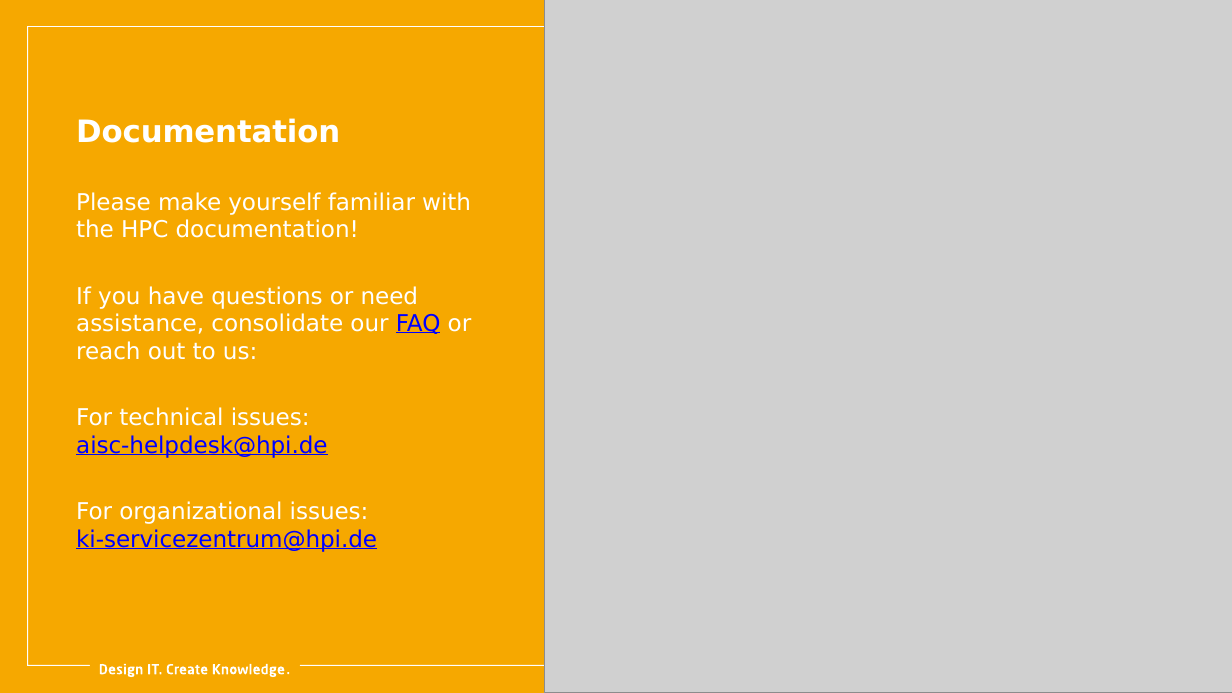
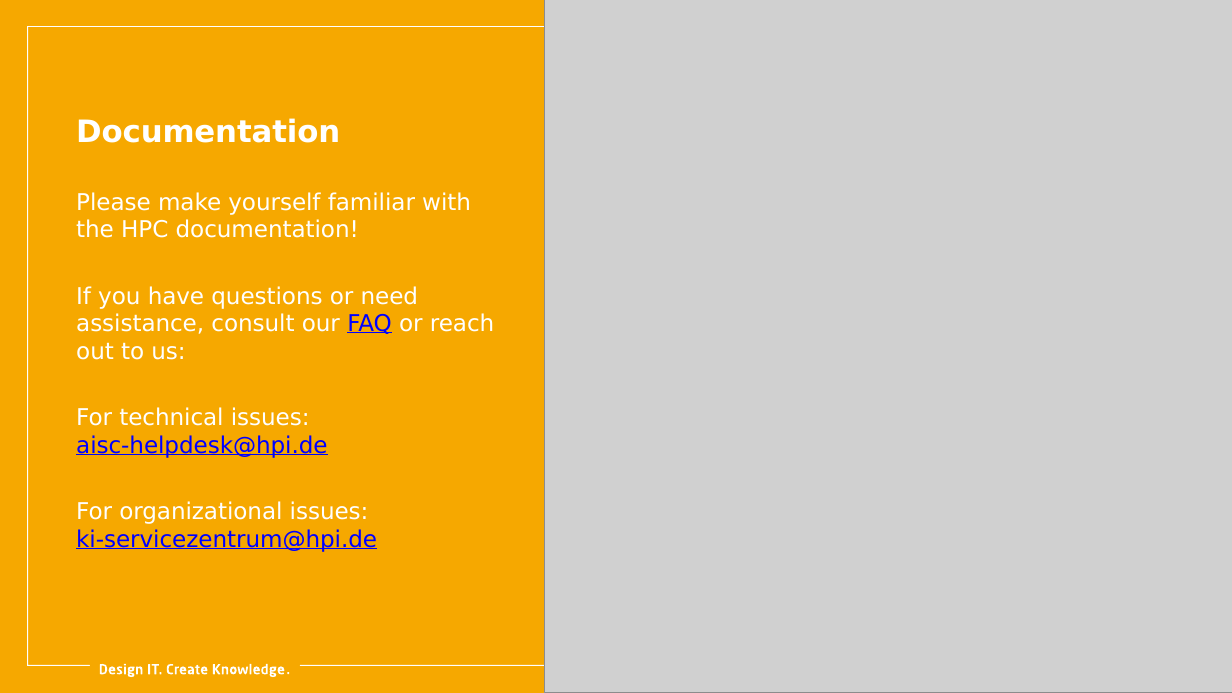
Before and after one commit to aihpi/workshop-slurm, a slide deck: slide 8 of slides/workshop-slurm.pptx. Drawn at 1232x693 pixels with LibreOffice and Linux fonts; fonts in the diff are those of the drawing; grey boxes stand for pictures. Boxes give left, top, right and bottom in pixels: in the first picture for what was removed or moved away, otherwise in the second. Text is boxed around its words. In the diff, an @@ line names an element or a change of style, - is before the commit and + after.

```diff
--- a/slides/workshop-slurm.pptx
+++ b/slides/workshop-slurm.pptx
@@ text at <box>76,286,494,360</box>: text changed @@
-If you have questions or need assistance, consolidate our FAQ or reach out to us:
+If you have questions or need assistance, consult our FAQ or reach out to us:
```
Also in this commit, not shown: 13 other slides changed, 2 slides added, 2 slides removed, 1 other file.
